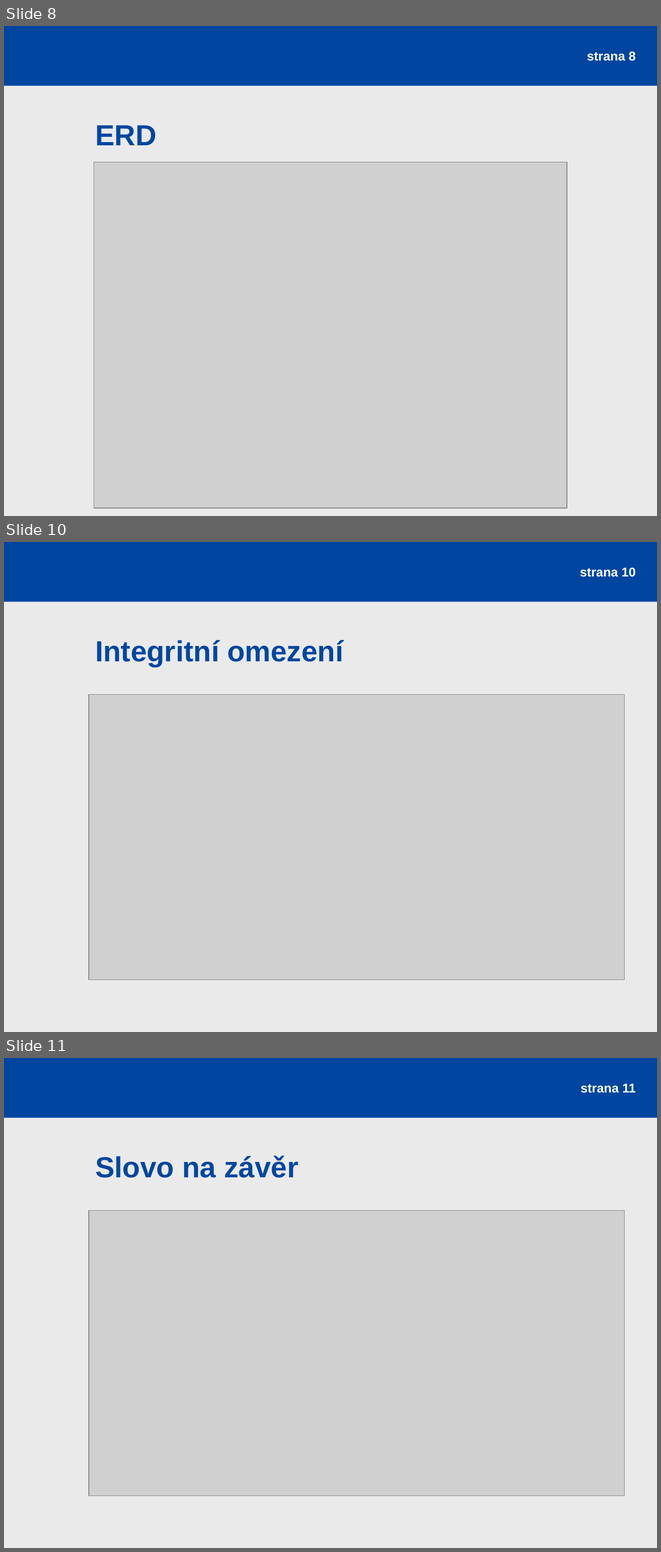
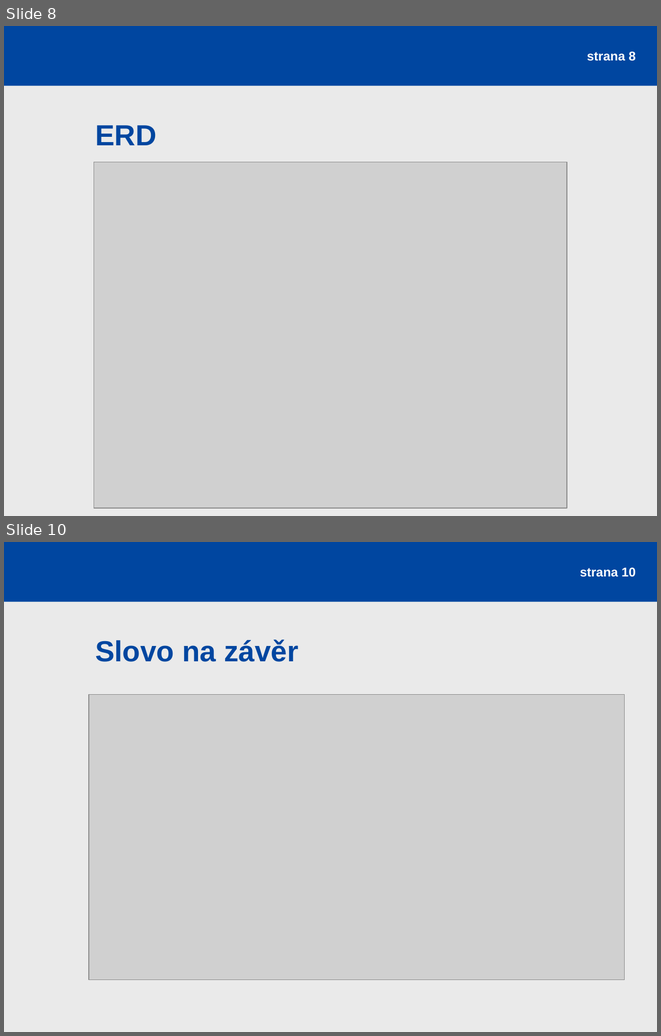
Before and after one commit to rajzik/databaze, a slide deck: prezentace.ppt. Shown one above the other, each under a label of ours: slides 8, 10 and 11 before the commit, slides 8 and 10 after it; the slides between them are not shown. The pictures are 661x1552 and 661x1036 pixels, drawn with LibreOffice and Linux fonts; fonts in the diff are those of the drawing; grey boxes stand for pictures. Boxes give left, top, right and bottom in pixels: in the first picture for what was removed or moved away, otherwise in the second. Text is boxed around its words. In the diff, an @@ line names an element or a change of style, - is before the commit and + after.

```diff
--- a/prezentace.ppt
+++ b/prezentace.ppt
@@ slide 10 removed at [4,542,657,1032], background #EAEAEA; not listed: 1 template element that a slide beside it also shows @@
@@ page number removed at [580,567,636,577] @@
-strana 10
@@ title removed at [95,640,343,667] @@
-Integritní omezení
@@ picture removed at [89,694,624,979] @@
@@ what was slide 11 is now slide 10 @@
@@ page number at [580,567,636,577]: text changed @@
-strana 11
+strana 10
```
Also in this commit, not shown: 1 slide changed, 1 slide added, 1 other slide removed.
